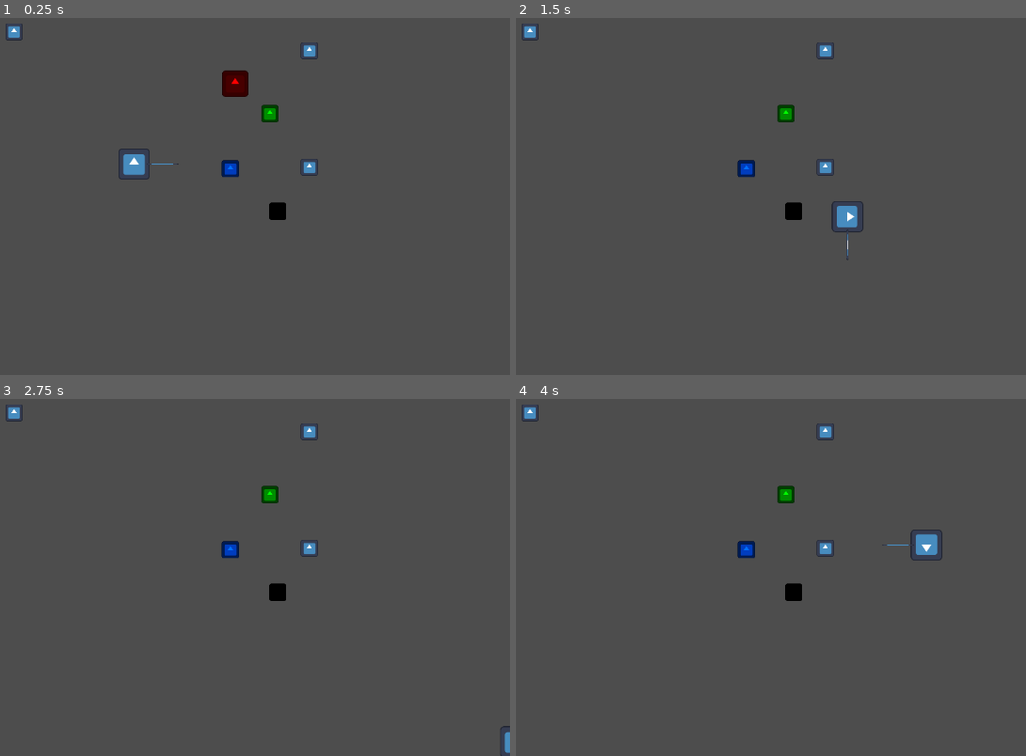
Above: before the commit, frames 1-4 (two rows, left to right).
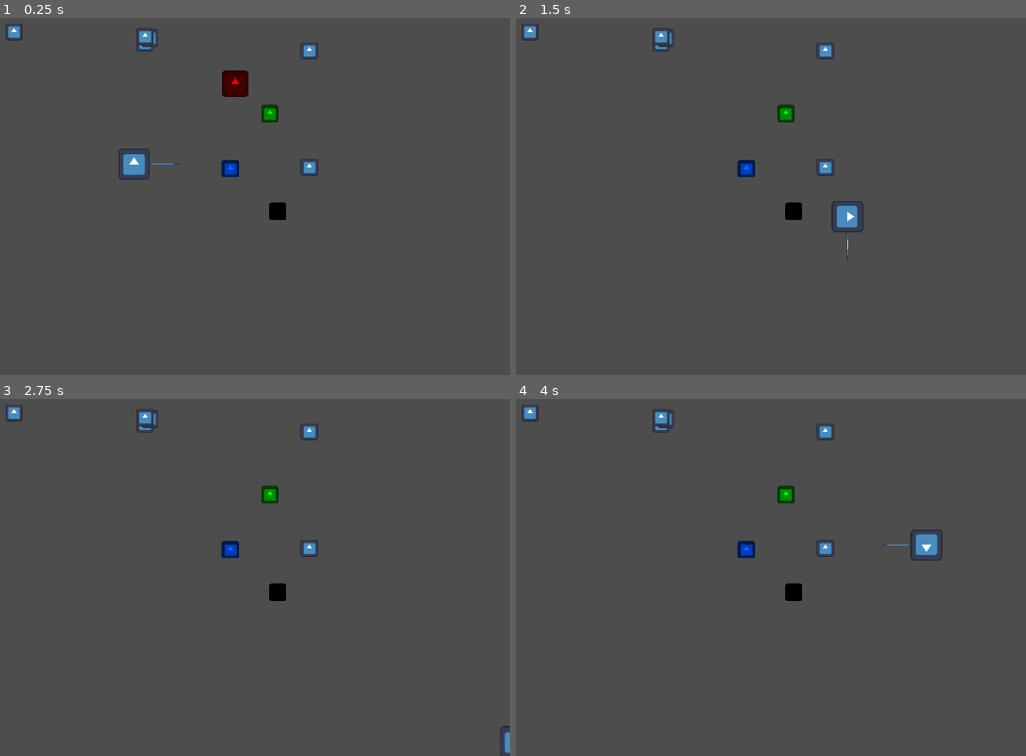
Above: after the commit, the same moments.

Repository: Quackstir/Game-Jam
Game: Godot game, scene res://Levels/MarksTest/PlayerTestScene.tscn
Same seed, same stepped clock (60 frames per second), same inputs: the game is played once before the commit and once after it. This scene is started directly instead of the project's main scene. The engine's default icon, where the game draws it, is replaced by a stand-in: a white triangle on a blue panel in a dark square.
Inputs:
- Up to frame 1 (0.25 s): no input
- Up to frame 2 (1.5 s): hold D (move_right) 0.53-1.28 s; hold E (interact) 0.53-1.28 s; hold S (move_down) from 1.28 s (still down); tap Q (activate_mask) at 1.35 s
- Up to frame 3 (2.75 s): tap E (interact) at 1.55 s; release S (move_down) at 2.03 s; hold D (move_right) from 2.03 s (still down); hold E (interact) from 2.03 s (still down)
- Up to frame 4 (4 s): release D (move_right) at 2.78 s; release E (interact) at 2.78 s; hold W (move_up) 2.78-3.53 s; tap E (interact) at 2.85, 3.8 s; tap Enter at 3.5 s; hold A (move_left) from 3.53 s (still down); hold Q (activate_mask) from 3.53 s (still down)

The runs differ from the first frame. In frame 1, 0.2% of the frame differs, in the area x 26-31%, y 2-10%; in frame 2, 0.2%; in frame 3, 0.2%; in frame 4, 0.2%.

Commit message:
Started on loot and game manager
-Created game manager to track scoring.
-TODO: make game manager determine if the player can win
-Started on loot.

Diff:
--- /dev/null
+++ b/Global Game Jam 2026/GlobalGameJam2026/Common/GameManager/game_manager.gd
@@ -0,0 +1,9 @@
+class_name GameManager
+extends Node
+
+var score:int = 0:
+	set(newValue):
+		score = newValue
+		score_change.emit(score)
+
+signal score_change(new_score:int)
--- /dev/null
+++ b/Global Game Jam 2026/GlobalGameJam2026/Interactables/Loot/Script/loot.gd
@@ -0,0 +1,8 @@
+class_name Loot
+extends Interactable
+
+func on_interact(player:PlayerController) -> void:
+	super(player)
+	reparent(player)
+	position = Vector2.ZERO
+	monitorable = false
--- a/Global Game Jam 2026/GlobalGameJam2026/Levels/MarksTest/PlayerTestScene.tscn
+++ b/Global Game Jam 2026/GlobalGameJam2026/Levels/MarksTest/PlayerTestScene.tscn
@@ -4,6 +4,7 @@
 [ext_resource type="Script" uid="uid://b1ekxsjmcpnkn" path="res://Interactables/_Base/interactable.gd" id="2_b3n0l"]
 [ext_resource type="Texture2D" uid="uid://4q335xxs2p" path="res://icon.svg" id="3_teqxm"]
 [ext_resource type="PackedScene" uid="uid://cfeltdrkt2o5t" path="res://Interactables/Masks/Scenes/mask.tscn" id="4_b3n0l"]
+[ext_resource type="Script" uid="uid://beb2ijtkw8nx" path="res://Interactables/Loot/Script/loot.gd" id="4_t6nnd"]
 [ext_resource type="PackedScene" uid="uid://cqyettnmgof3d" path="res://Interactables/Masks/Scenes/mask_statue.tscn" id="6_q6tp2"]
 [ext_resource type="PackedScene" uid="uid://j4c0f1dingol" path="res://Interactables/Masks/Scenes/mask_cop_projectile.tscn" id="7_sytug"]
 [ext_resource type="PackedScene" uid="uid://c88oye8lcig6o" path="res://Interactables/Masks/Scenes/mask_cop.tscn" id="7_t6nnd"]
@@ -29,6 +30,31 @@
 texture = ExtResource("3_teqxm")
 
 [node name="CollisionShape2D" type="CollisionShape2D" parent="Interactable" unique_id=1589920963]
+shape = SubResource("CircleShape2D_4j0nx")
+debug_color = Color(0.52825445, 0.5721198, 0, 0.41960785)
+
+[node name="Loot" type="Area2D" parent="." unique_id=843699104]
+position = Vector2(8, -78)
+collision_layer = 5
+collision_mask = 5
+script = ExtResource("4_t6nnd")
+
+[node name="Sprite2D" type="Sprite2D" parent="Loot" unique_id=568135536]
+position = Vector2(-0.9999999, 0.9999999)
+scale = Vector2(0.085, 0.085)
+texture = ExtResource("3_teqxm")
+
+[node name="Sprite2D2" type="Sprite2D" parent="Loot" unique_id=1549040553]
+position = Vector2(1.9999996, -1.9999996)
+scale = Vector2(0.085, 0.085)
+texture = ExtResource("3_teqxm")
+
+[node name="Sprite2D3" type="Sprite2D" parent="Loot" unique_id=1343232765]
+position = Vector2(-0.99999917, -2.9999995)
+scale = Vector2(0.085, 0.085)
+texture = ExtResource("3_teqxm")
+
+[node name="CollisionShape2D" type="CollisionShape2D" parent="Loot" unique_id=683723590]
 shape = SubResource("CircleShape2D_4j0nx")
 debug_color = Color(0.52825445, 0.5721198, 0, 0.41960785)
 
Not shown, added: Global Game Jam 2026/GlobalGameJam2026/Common/GameManager/game_manager.gd.uid
Not shown, added: Global Game Jam 2026/GlobalGameJam2026/Interactables/Loot/Script/loot.gd.uid
